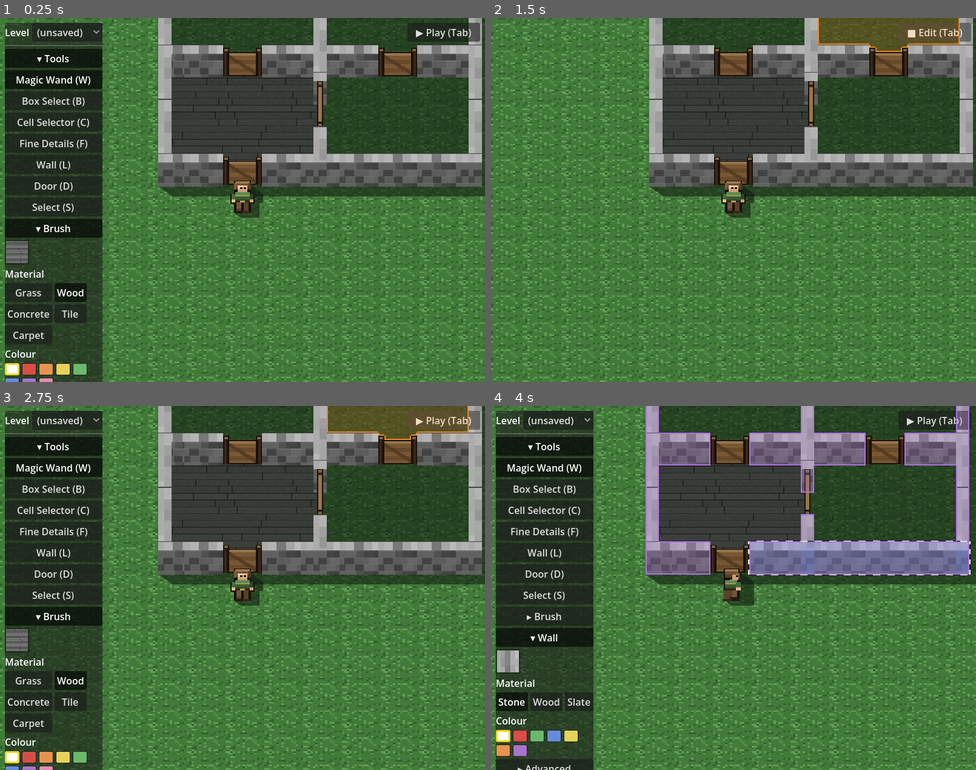
Above: before the commit, frames 1-4 (two rows, left to right).
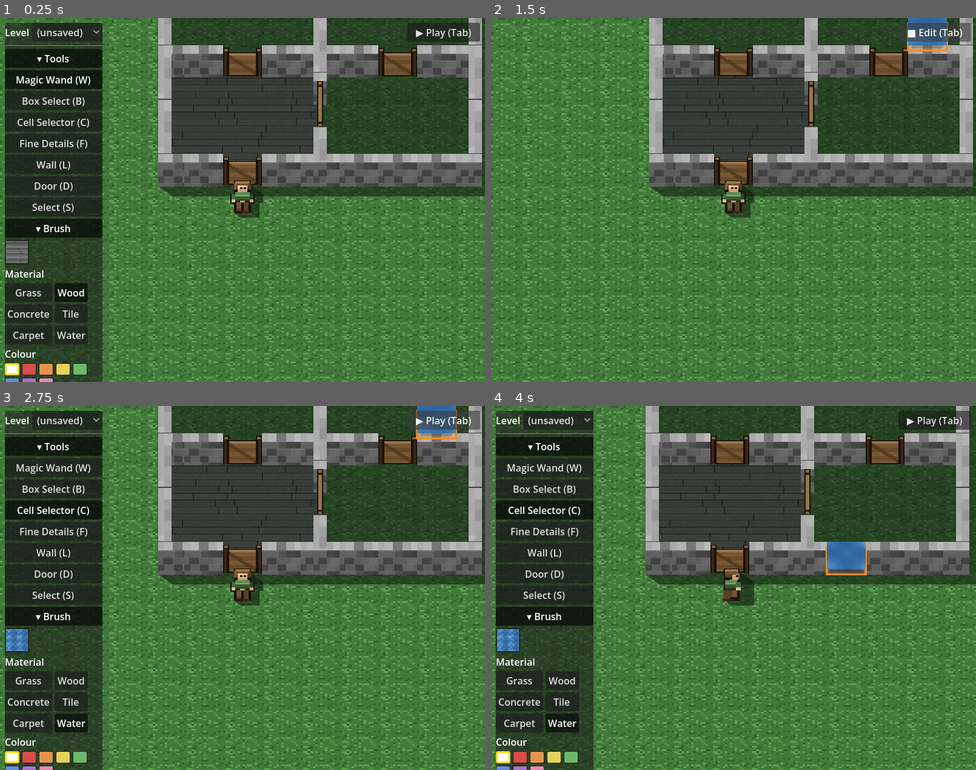
Above: after the commit, the same moments.

Repository: Malcolm-Malloy/grid-quest
Game: Godot game, scene res://main.tscn
Two runs of this game, one before a commit and one after it. Both use one fixed random seed, a clock stepped at 60 frames per second and the inputs below.
Inputs (mouse positions are in pixels of both pictures, inside the frame that each line leads up to):
- Up to frame 1 (0.25 s): no input
- Up to frame 2 (1.5 s): click (563, 334) at 0.5 s, where only the run after the commit has a clickable "Water"; click "▶ Play (Tab)" at 1.25 s
- Up to frame 3 (2.75 s): click "■ Edit (Tab)" at 2 s
- Up to frame 4 (4 s): click "▶ Play (Tab)" at 2.75 s; tap Enter at 3.5 s; move the mouse to (840, 569) at 3.52 s; hold Right (ui_right) from 3.53 s (still down); tap Delete at 3.6 s; click (840, 569) at 3.67 s

The runs differ from the first frame. In frame 1, 0.2% of the frame differs, in the area x 11-19%, y 72-90%; in frame 2, 2.4%; in frame 3, 3.3%; in frame 4, 12%, in the area x 1-99%, y 0-100%.

Commit message:
Water terrain slice 1: impassable still-water floor material
First floor material that blocks movement (locked water spec, flat+still+
impassable slice). Water is a normal floor material, so it inherits floor
painting, the Brush panel button, Magic-Wand select, tint, and MapIO save/
load with no extra wiring.

- floors/water_still.png: seamless 128x128 blue rippled tile (native blue,
  still multiply-tintable). Static; no animation yet.
- floor_manager.gd: register "water" in textures/PATTERN_NAMES/MENU; add
  IMPASSABLE block-list and is_cell_impassable(cell) (cell-level, majority
  of 4 quarters).
- player.gd: reject a move into an impassable floor cell, kept separate from
  obstacles.is_blocked (which the editor reads as "is a wall").
- No MapIO VERSION bump: quarters still serialize as [qx,qy,material]; water
  is just a new value.
- dev/test_water: 11 checks (registration, majority boundary, blocks-via-
  floor-not-wall). test_brush_panel button count retied to fm.MENU.size().

Co-Authored-By: Claude Opus 4.8 <noreply@anthropic.com>

Diff:
--- a/dev/test_brush_panel.gd
+++ b/dev/test_brush_panel.gd
@@ -20,7 +20,7 @@
 	var fm = main.get_node("World/FloorManager")
 
 	_check("Brush section exists", ts._sections.has("Brush"))
-	_check("5 material buttons", ts._mat_buttons.size() == 5)
+	_check("material buttons == floor MENU", ts._mat_buttons.size() == fm.MENU.size()) # Grass+Wood+Concrete+Tile+Carpet+Water
 	_check("8 colour swatches", ts._col_swatches.size() == 8) # 9 presets minus the culled Grey
 
 	# clicking a material button in the panel arms it
--- /dev/null
+++ b/dev/test_water.gd
@@ -0,0 +1,74 @@
+extends Node
+
+# Dev-only headless test for WATER terrain, slice 1 (impassable floor). Builds the real world and
+# checks: water is registered as a floor material; FloorManager.is_cell_impassable uses cell-level
+# MAJORITY-of-4-quarters granularity; and a fully-watered cell blocks the player's movement while
+# grass does not. Text-only, no rendering.
+#   /Applications/Godot.app/Contents/MacOS/Godot --headless --path . res://dev/test_water.tscn
+
+var _fails := 0
+
+func _check(label: String, cond: bool) -> void:
+	print(("PASS " if cond else "FAIL ") + label)
+	if not cond:
+		_fails += 1
+
+# the four 16px quarter coords of a 32px cell (mirrors FloorManager cell<->quarter mapping)
+func _quads(cell: Vector2i) -> Array:
+	return [
+		Vector2i(cell.x * 2, cell.y * 2), Vector2i(cell.x * 2 + 1, cell.y * 2),
+		Vector2i(cell.x * 2, cell.y * 2 + 1), Vector2i(cell.x * 2 + 1, cell.y * 2 + 1),
+	]
+
+func _ready() -> void:
+	MapIO.auto_load = false
+	var main: Node = load("res://main.tscn").instantiate()
+	add_child(main)
+	await get_tree().process_frame
+	var fm = main.get_node("World/FloorManager")
+	var player = main.get_node("World/Player")
+
+	# --- registration ---
+	_check("water is a floor material (textures)", fm.textures.has("water"))
+	_check("water has a pattern name (PATTERN_NAMES)", fm.PATTERN_NAMES.has("water"))
+	var in_menu := false
+	for entry in fm.MENU:
+		if entry[1] == "water":
+			in_menu = true
+	_check("water is in the floor MENU", in_menu)
+	_check("water is flagged IMPASSABLE", fm.IMPASSABLE.has("water"))
+
+	# --- cell-level majority granularity ---
+	var cell := Vector2i(20, 20) # open ground, no wall/door in the default map
+	var q := _quads(cell)
+	_check("grass cell is passable", not fm.is_cell_impassable(cell))
+
+	fm._quad_mat[q[0]] = "water" # 1 of 4 quarters -> minority, still passable
+	_check("1 water quarter: still passable (minority)", not fm.is_cell_impassable(cell))
+
+	fm._quad_mat[q[1]] = "water" # 2 of 4 -> majority, now blocks
+	_check("2 water quarters: impassable (majority)", fm.is_cell_impassable(cell))
+
+	fm._quad_mat[q[2]] = "water"
+	fm._quad_mat[q[3]] = "water" # full water cell
+	_check("4 water quarters: impassable", fm.is_cell_impassable(cell))
+
+	# a non-impassable material never blocks, even filling the cell
+	for qq in q:
+		fm._quad_mat[qq] = "wood"
+	_check("full wood cell is passable", not fm.is_cell_impassable(cell))
+
+	# --- player movement rejects a water cell ---
+	# stand the player on (19,20) facing right; (20,20) is full water -> the move must be refused.
+	for qq in q:
+		fm._quad_mat[qq] = "water"
+	fm._rebuild()
+	player.position = Vector2(19 * 32 + 16, 20 * 32 + 16)
+	player.target_position = player.position
+	player.is_moving = false
+	var blocked: bool = fm.is_cell_impassable(Vector2i(20, 20)) and not player.obstacles.is_blocked(Vector2i(20, 20))
+	_check("water cell blocks via floor (not wall)", blocked)
+	_check("player.floor_manager wired", player.floor_manager == fm)
+
+	print("RESULT: %s (%d failures)" % ["OK" if _fails == 0 else "FAILURES", _fails])
+	get_tree().quit(_fails)
--- /dev/null
+++ b/dev/test_water.tscn
@@ -0,0 +1,6 @@
+[gd_scene format=3 uid="uid://c2wq7v0k8r3wa"]
+
+[ext_resource type="Script" path="res://dev/test_water.gd" id="1"]
+
+[node name="TestWater" type="Node"]
+script = ExtResource("1")
--- a/floors/floor_manager.gd
+++ b/floors/floor_manager.gd
@@ -67,6 +67,9 @@
 	"concrete": [preload("res://floors/concrete_floor.png")],
 	"tile": [preload("res://floors/tile_floor.png"), preload("res://floors/tile_diamond.png")],
 	"carpet": [preload("res://floors/carpet_floor.png"), preload("res://floors/carpet_argyle.png")],
+	# water is the first IMPASSABLE floor (see IMPASSABLE below): a still, blue, tintable tile. Slice 1
+	# ships STILL + flat (no shoreline autotile, no flow animation) per the locked water spec.
+	"water": [preload("res://floors/water_still.png")],
 }
 # human names for each material's pattern variants, aligned by index with `textures`. Drives the
 # per-material Pattern submenu (rebuilt per right-click from the clicked quarter's material).
@@ -75,6 +78,7 @@
 	"concrete": ["Plain"],
 	"tile": ["Square", "Diamond"],
 	"carpet": ["Solid", "Argyle"],
+	"water": ["Still"],
 }
 # the grass base, so a quarter that carries a floor TINT but no material still draws (a tinted
 # patch of grass): _rebuild emits it as a tinted grass fill. Matches grid_background/shadow_manager.
@@ -83,7 +87,13 @@
 # popup id -> [label, material]; "" is the grass base (the eraser)
 const MENU := [
 	["Grass", ""], ["Wood", "wood"], ["Concrete", "concrete"], ["Tile", "tile"], ["Carpet", "carpet"],
+	["Water", "water"],
 ]
+
+# floor materials that BLOCK the player. Today only walls/gates block (obstacles.is_blocked, which
+# every editor tool reads as "is a wall"); water is the first FLOOR that blocks, so the check lives
+# here (is_cell_impassable) and is consulted separately by the player, NOT folded into is_blocked.
+const IMPASSABLE := {"water": true}
 
 # floor patterns: a per-quarter pattern index into the material's `textures` variant array, separate
 # from the colour tint. Menu id is PATTERN_BASE_ID + index. Base is 700 so it sits above every other
@@ -1884,3 +1894,17 @@
 # floor the same way base_fills does (see shadow_manager._stamp_floor).
 func floor_tint_at_quad(q: Vector2i) -> Color:
 	return _quad_tint.get(q, Color.WHITE)
+
+# does the FLOOR at 32px cell `cell` block movement? Cell-level granularity (matches the 32px move
+# grid): a cell holds 2x2 quarters, and it blocks when a MAJORITY (>=2 of 4) carry an IMPASSABLE
+# material. Majority (not "any") keeps a lone stray quarter - e.g. a future shoreline/bank quarter -
+# from sealing an otherwise-walkable cell; a full-water cell has all four, so it always blocks.
+# Consulted by the player alongside obstacles.is_blocked (walls); see the IMPASSABLE note above.
+func is_cell_impassable(cell: Vector2i) -> bool:
+	var count := 0
+	for dx in 2:
+		for dy in 2:
+			var q := Vector2i(cell.x * 2 + dx, cell.y * 2 + dy)
+			if IMPASSABLE.has(_quad_mat.get(q, "")):
+				count += 1
+	return count >= 2
--- a/player/player.gd
+++ b/player/player.gd
@@ -29,6 +29,7 @@
 var shadow_scale := 1.0 # 1 outdoors; shrinks to a third indoors (softer indoor light)
 
 @onready var obstacles := get_node("../Obstacles")
+@onready var floor_manager := get_node("../FloorManager") # for impassable floors (water)
 @onready var grid_bg := get_node("../GridBackground")
 @onready var room_light := get_node_or_null("../RoomLight")
 @onready var sprite := $Sprite2D
@@ -161,7 +162,9 @@
 			var in_bounds := new_target.x >= min_pos.x and new_target.x <= max_pos.x and new_target.y >= min_pos.y and new_target.y <= max_pos.y
 			if in_bounds:
 				var cell := Vector2i(floori(new_target.x / CELL_SIZE), floori(new_target.y / CELL_SIZE))
-				if not obstacles.is_blocked(cell):
+				# blocked by a wall/gate (is_blocked) OR by an impassable floor (water). Kept as two
+				# separate checks so is_blocked stays "is a wall" for the editor; floors block here.
+				if not obstacles.is_blocked(cell) and not floor_manager.is_cell_impassable(cell):
 					target_position = new_target
 					is_moving = true
 					frame_index = 1 - frame_index
Not shown, added: dev/test_water.gd.uid
Binary file added: floors/water_still.png
Not shown, added: floors/water_still.png.import
Not shown, changed: ROADMAP.md
